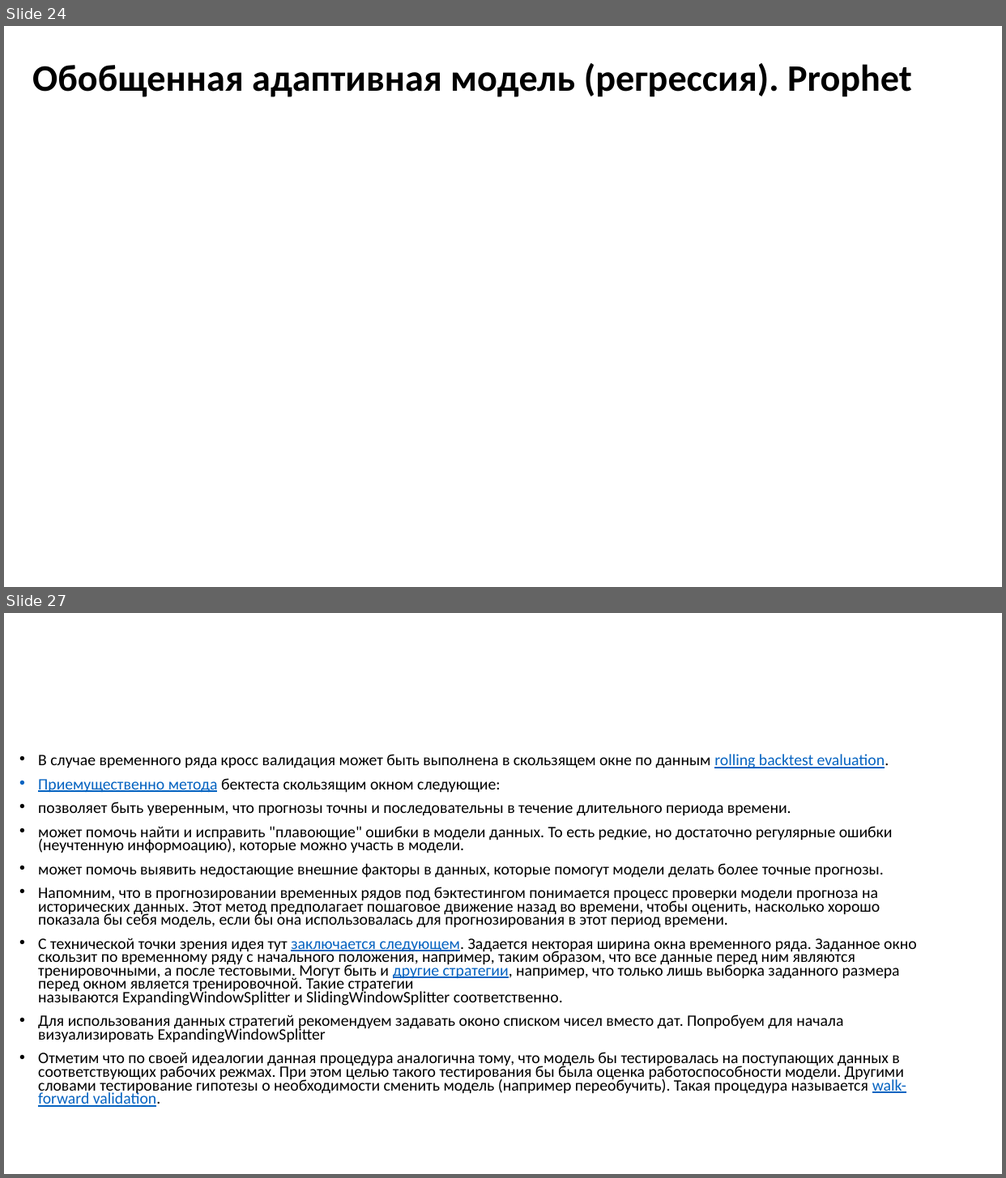
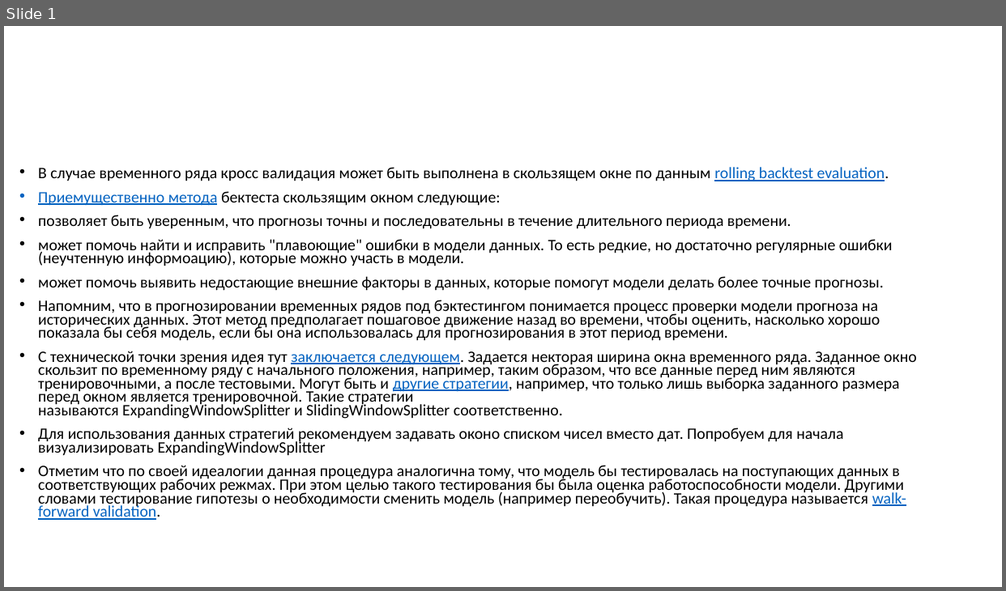
Before and after one commit to MVRonkin/TimeSeriesCourse, a slide deck: 2025/04-2 Оценка качества предсказаний ВР.pptx. Shown one above the other, each under a label of ours: slides 24 and 27 before the commit, slide 1 after it; the slides between them are not shown. The pictures are 1006x1178 and 1006x591 pixels, drawn with LibreOffice and Linux fonts; fonts in the diff are those of the drawing; grey boxes stand for pictures. Boxes give left, top, right and bottom in pixels: in the first picture for what was removed or moved away, otherwise in the second. Text is boxed around its words. In the diff, an @@ line names an element or a change of style, - is before the commit and + after.

```diff
--- a/2025/04-2 Оценка качества предсказаний ВР.pptx
+++ b/2025/04-2 Оценка качества предсказаний ВР.pptx
@@ slide 24 removed at <box>4,26,1002,587</box>, background #FFFFFF @@
@@ title removed at <box>32,63,912,97</box> @@
-Обобщенная адаптивная модель (регрессия). Prophet
@@ what was slide 27 is now slide 1 @@
```
Also in this commit, not shown: 1 slide added, 25 other slides removed.
